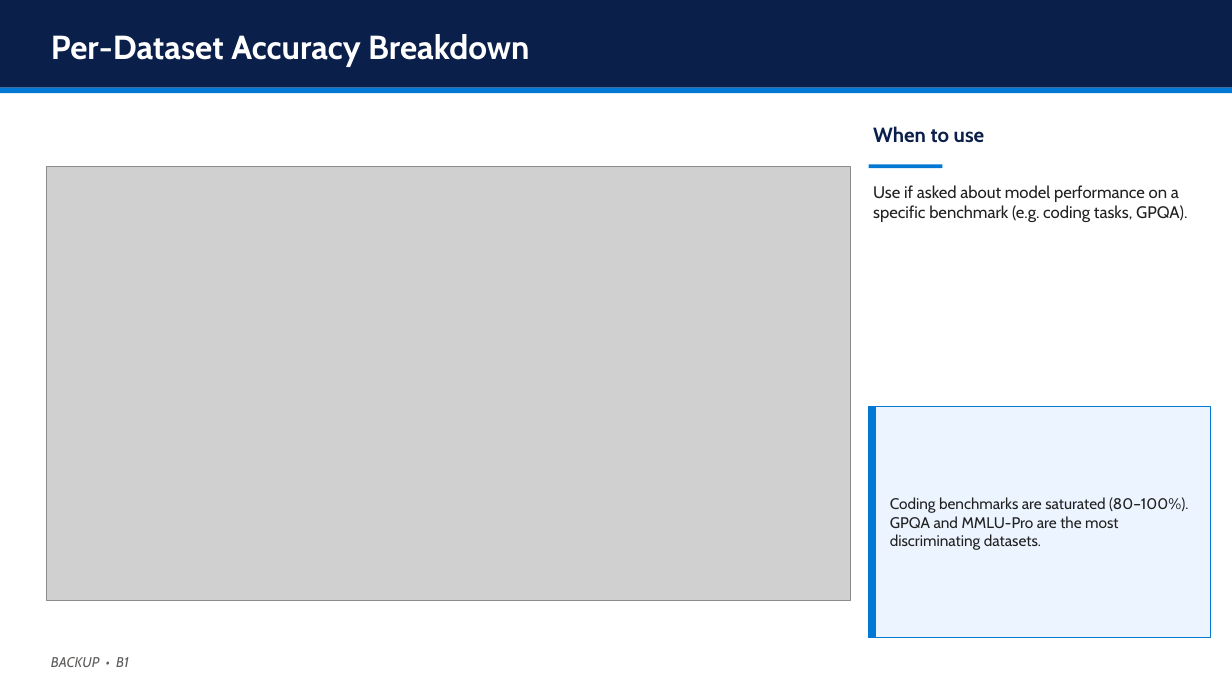
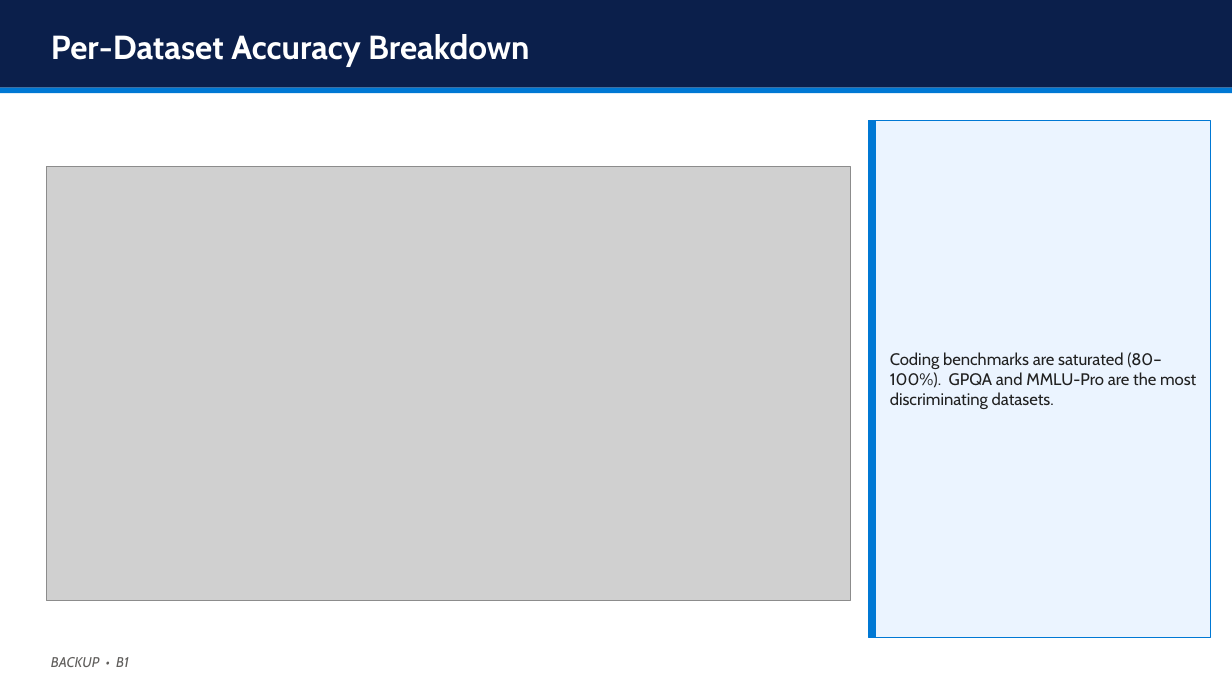
Before and after one commit to MatinAbaszada/llm-evaluation-azure, a slide deck: slide 19 of Presentation/Thesis_Defense.pptx (slide 17 before the commit). Drawn at 1232x693 pixels with LibreOffice and Linux fonts; fonts in the diff are those of the drawing; grey boxes stand for pictures. Boxes give left, top, right and bottom in pixels: in the first picture for what was removed or moved away, otherwise in the second. Text is boxed around its words. In the diff, an @@ line names an element or a change of style, - is before the commit and + after.

```diff
--- a/Presentation/Thesis_Defense.pptx
+++ b/Presentation/Thesis_Defense.pptx
@@ rectangle resized from (x1=869, y1=165, x2=943, y2=168) to (x1=869, y1=120, x2=876, y2=638) @@
@@ rectangle resized from (x1=869, y1=407, x2=1211, y2=638) to (x1=869, y1=120, x2=1211, y2=638) @@
@@ text removed at (x1=873, y1=126, x2=985, y2=143) @@
-When to use
@@ text "Coding benchmarks are saturated (80–100%). ..." moved from (x1=890, y1=497, x2=1188, y2=550) to (x1=890, y1=352, x2=1196, y2=409) @@
@@ text "Coding benchmarks are saturated (80–100%). ..." at (x1=890, y1=352, x2=1196, y2=409): size 12 to 13 pt @@
@@ text removed at (x1=873, y1=185, x2=1187, y2=222) @@
-Use if asked about model performance on a specific benchmark (e.g. coding tasks, GPQA).
@@ rectangle removed at (x1=869, y1=407, x2=876, y2=638) @@
```
Also in this commit, not shown: 17 other slides changed, 3 slides added, 8 other files.
